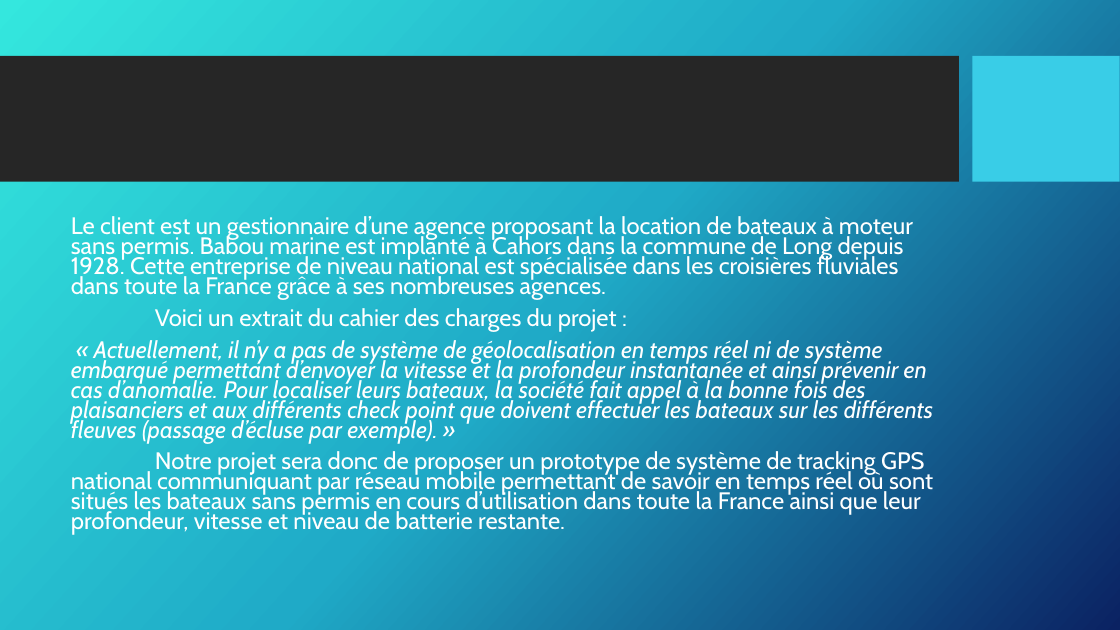
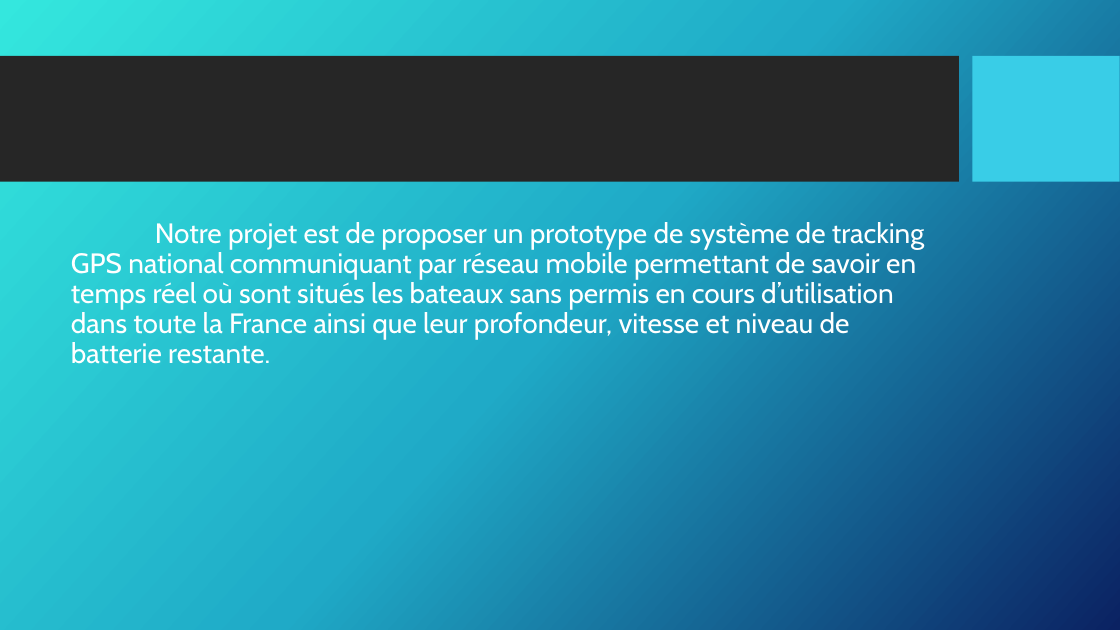
Before and after one commit to vincentsn2/Projet_BTS_Tracking_GPS, a slide deck: slide 4 of Dossier/Arthur/revueArthurBRICE1.pptx. Drawn at 1120x630 pixels with LibreOffice and Linux fonts; fonts in the diff are those of the drawing; background and template pictures are left out. Boxes give left, top, right and bottom in pixels: in the first picture for what was removed or moved away, otherwise in the second. Text is boxed around its words. In the diff, an @@ line names an element or a change of style, - is before the commit and + after.

```diff
--- a/Dossier/Arthur/revueArthurBRICE1.pptx
+++ b/Dossier/Arthur/revueArthurBRICE1.pptx
@@ text at (71, 222, 924, 364): text changed; size 20.4 to 24 pt @@
-Le client est un gestionnaire d’une agence proposant la location de bateaux à moteur sans permis. Babou marine est implanté à Cahors dans la commune de Long depuis 1928. Cette entreprise de niveau national est spécialisée dans les croisières fluviales dans toute la France grâce à ses nombreuses agences.
-Voici un extrait du cahier des charges du projet :
-« Actuellement, il n’y a pas de système de géolocalisation en temps réel ni de système embarqué permettant d’envoyer la vitesse et la profondeur instantanée et ainsi prévenir en cas d’anomalie. Pour localiser leurs bateaux, la société fait appel à la bonne fois des plaisanciers et aux différents check point que doivent effectuer les bateaux sur les différents fleuves (passage d’écluse par exemple). »
-Notre projet sera donc de proposer un prototype de système de tracking GPS national communiquant par réseau mobile permettant de savoir en temps réel où sont situés les bateaux sans permis en cours d’utilisation dans toute la France ainsi que leur profondeur, vitesse et niveau de batterie restante.
+Notre projet est de proposer un prototype de système de tracking GPS national communiquant par réseau mobile permettant de savoir en temps réel où sont situés les bateaux sans permis en cours d’utilisation dans toute la France ainsi que leur profondeur, vitesse et niveau de batterie restante.
```
Also in this commit, not shown: 4 other slides changed, 1 slide removed, 2 other files.
